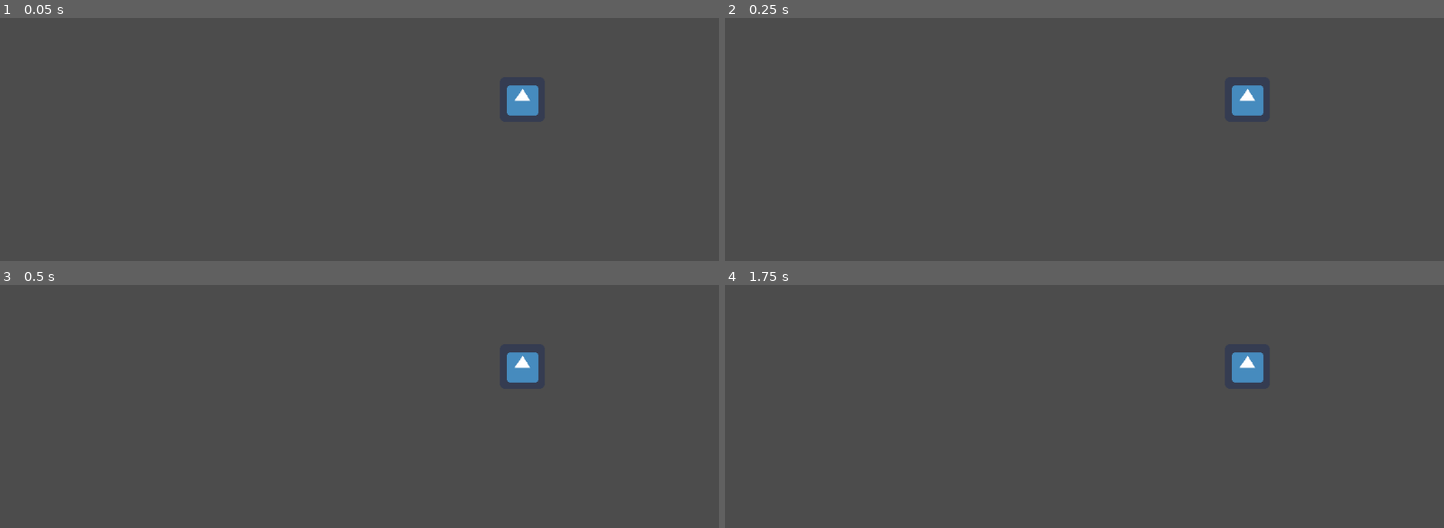
Above: before the commit, frames 1-4 (two rows, left to right).
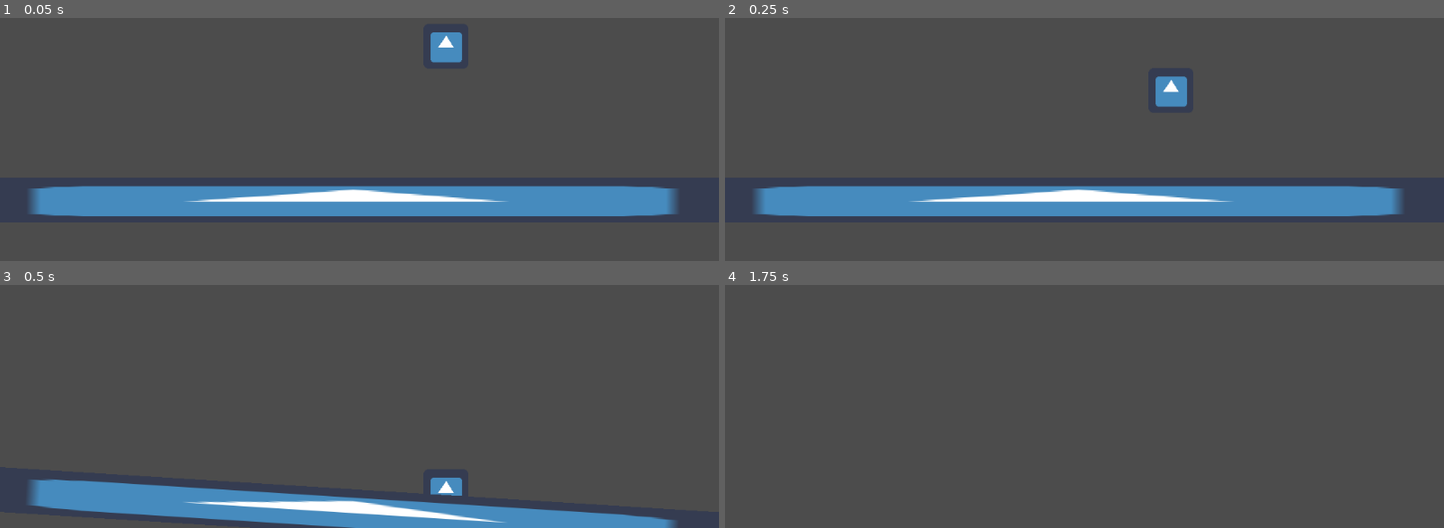
Above: after the commit, the same moments.

Repository: LeonMatthes/SkeleTurn
Game: Godot game, scene res://scenes/FirstArena.tscn
Two runs of this game, one before a commit and one after it. Both use one fixed random seed, a clock stepped at 60 frames per second and the inputs below. Before the commit the project has no main scene; this scene is started directly in both runs. The engine's default icon, where the game draws it, is replaced by a stand-in: a white triangle on a blue panel in a dark square.
Inputs:
- Up to frame 1 (0.05 s): no input
- Up to frame 2 (0.25 s): no input
- Up to frame 3 (0.5 s): no input
- Up to frame 4 (1.75 s): hold Right (ui_right) 0.53-1.28 s; tap Enter at 1.25 s; hold Left (ui_left) from 1.28 s (still down)

The runs differ from the first frame. In frame 1, 12% of the frame differs, in the area x 4-95%, y 5-82%; in frame 2, 12%; in frame 3, 10%; in frame 4, 0.5%.

Commit message:
Added first version of Player

Diff:
--- a/project.godot
+++ b/project.godot
@@ -11,6 +11,7 @@
 [application]
 
 config/name="HPI Game Jam 2018"
+run/main_scene="res://scenes/FirstArena.tscn"
 config/icon="res://icon.png"
 
 [rendering]
--- a/scenes/FirstArena.tscn
+++ b/scenes/FirstArena.tscn
@@ -1,6 +1,17 @@
-[gd_scene load_steps=2 format=2]
+[gd_scene load_steps=5 format=2]
 
-[ext_resource path="res://icon.png" type="Texture" id=1]
+[ext_resource path="res://scenes/Player.gd" type="Script" id=1]
+[ext_resource path="res://icon.png" type="Texture" id=2]
+
+[sub_resource type="RectangleShape2D" id=1]
+
+custom_solver_bias = 0.0
+extents = Vector2( 11.1812, 11.3194 )
+
+[sub_resource type="RectangleShape2D" id=2]
+
+custom_solver_bias = 0.0
+extents = Vector2( 648.878, 29.2168 )
 
 [node name="Node2D" type="Node2D" index="0"]
 
@@ -9,12 +20,57 @@
 position = Vector2( 743.913, 369.016 )
 _sections_unfolded = [ "Transform" ]
 
-[node name="PlayerIcon" type="Sprite" parent="Player" index="0"]
+[node name="KinematicBody2D" type="KinematicBody2D" parent="." index="1"]
 
-texture = ExtResource( 1 )
+position = Vector2( 635.12, 289.626 )
+input_pickable = false
+collision_layer = 1
+collision_mask = 1
+collision/safe_margin = 0.08
+script = ExtResource( 1 )
+_sections_unfolded = [ "Collision" ]
+gravityFactor = 1
+
+[node name="PlayerCollisionBox" type="CollisionShape2D" parent="KinematicBody2D" index="0"]
+
+scale = Vector2( 2.3, 2.3 )
+shape = SubResource( 1 )
 _sections_unfolded = [ "Transform" ]
 
-[node name="PlayerCollisionBox" type="CollisionShape2D" parent="Player" index="1"]
+[node name="PlayerIcon" type="Sprite" parent="KinematicBody2D" index="1"]
 
-scale = Vector2( 3, 3 )
+texture = ExtResource( 2 )
 _sections_unfolded = [ "Transform" ]
+
+[node name="Wall" type="RigidBody2D" parent="." index="2"]
+
+position = Vector2( 492.123, 513.115 )
+input_pickable = false
+collision_layer = 1
+collision_mask = 1
+mode = 0
+mass = 1.0
+friction = 1.0
+bounce = 0.0
+gravity_scale = 0.0
+custom_integrator = false
+continuous_cd = 0
+contacts_reported = 0
+contact_monitor = false
+sleeping = false
+can_sleep = true
+linear_velocity = Vector2( 0, 0 )
+linear_damp = -1.0
+angular_velocity = 0.0
+angular_damp = -1.0
+
+[node name="CollisionShape2D" type="CollisionShape2D" parent="Wall" index="0"]
+
+shape = SubResource( 2 )
+
+[node name="icon" type="Sprite" parent="Wall" index="1"]
+
+position = Vector2( 0.877594, 0 )
+scale = Vector2( 20.25, 1 )
+texture = ExtResource( 2 )
+_sections_unfolded = [ "Transform" ]
--- /dev/null
+++ b/scenes/Player.gd
@@ -0,0 +1,36 @@
+extends KinematicBody2D
+
+# class member variables go here, for example:
+# var a = 2
+# var b = "textvar"
+var velocity = Vector2()
+export (float) var gravityFactor = 1
+var gravity = 2000
+var speed = 200
+
+func _ready():
+	# Called every time the node is added to the scene.
+	# Initialization here
+	pass
+
+func get_input(delta):
+	velocity.x = 0
+	if Input.is_action_pressed("ui_right"):
+		velocity.x += speed
+	if Input.is_action_pressed("ui_left"):
+		velocity.x -= speed
+	if Input.is_action_just_pressed("ui_up"):
+		gravityFactor *= -1
+	velocity.y += gravityFactor * gravity * delta
+
+func _physics_process(delta):
+	self.get_input(delta)
+	velocity = self.move_and_slide(velocity)
+
+
+
+#	# Called every frame. Delta is time since last frame.
+#	# Update game logic here.
+#func _process(delta):
+
+#	pass
Not shown, added: graphics/blue-char.png.import
Not shown, added: graphics/red-char.png.import
